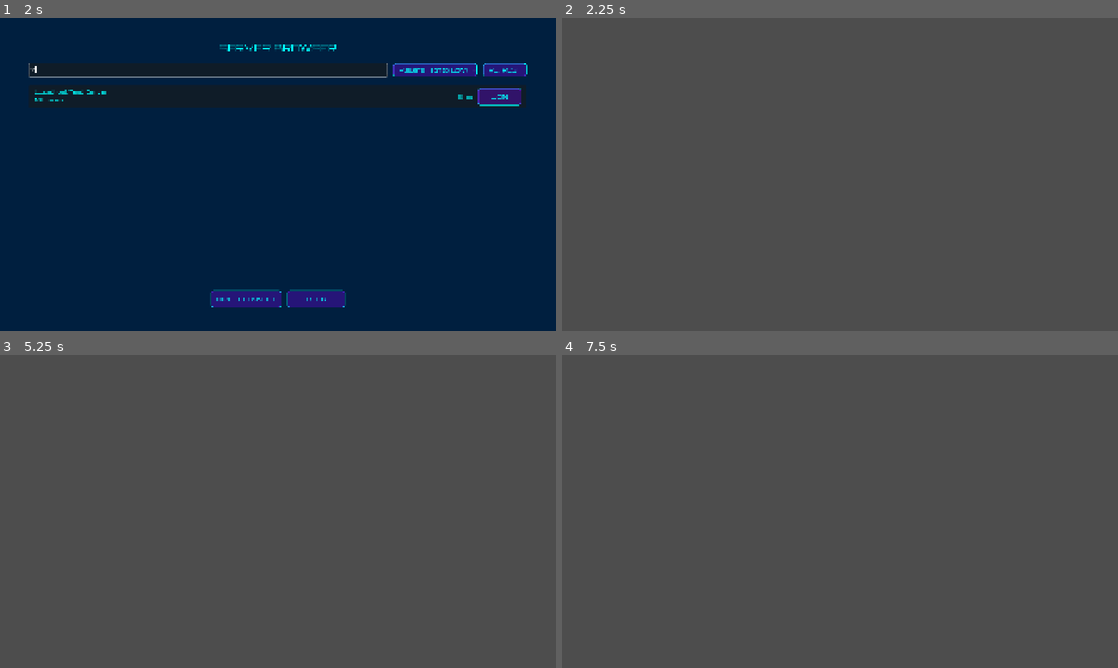
Above: before the commit, frames 1-4 (two rows, left to right).
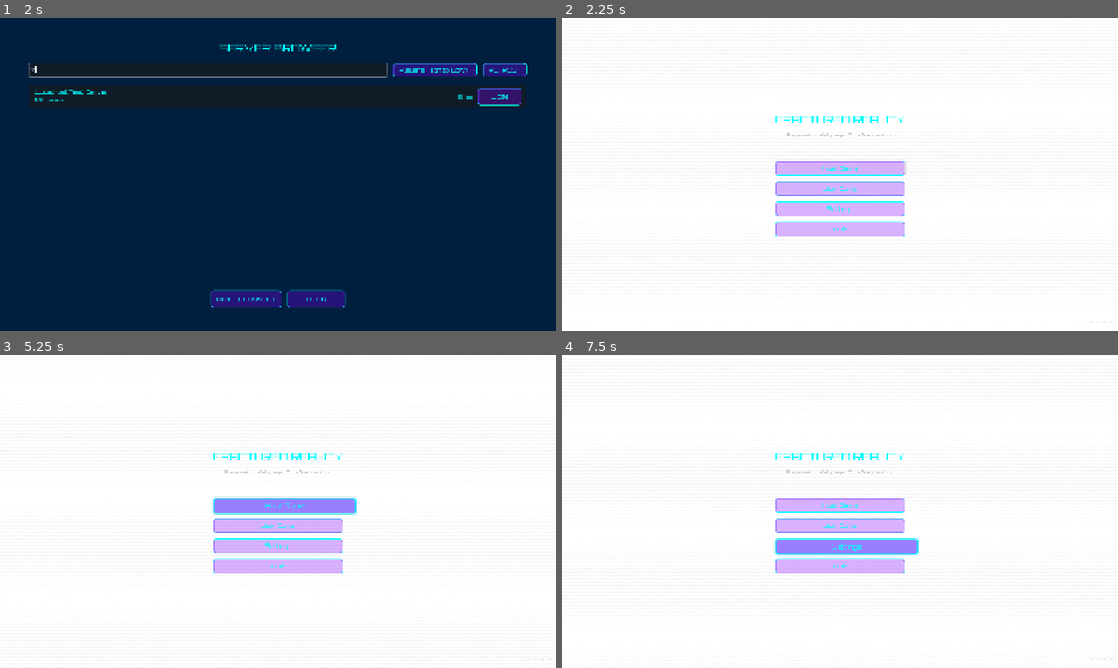
Above: after the commit, the same moments.

Repository: Fallrod2/Fractured-Reality
Game: Godot game, scene res://scenes/ui/main_menu.tscn
The game is run twice, just before and just after one commit, with the same random seed, the same clock (stepped at 60 frames per second) and the same inputs.
Inputs (mouse positions are in pixels of both pictures, inside the frame that each line leads up to):
- Up to frame 1 (2 s): click "Join Game" at 0.5 s; click (205, 71) at 1.27 s; type "12" at 1.35 s
- Up to frame 2 (2.25 s): click "BACK" at 2 s
- Up to frame 3 (5.25 s): click (316, 636) at 2.75 s, where only the run after the commit has a clickable "BACK"; click (433, 408) at 3.5 s, where only the run after the commit has a clickable "Players (High to Low)"; click (505, 408) at 4.25 s, where only the run after the commit has a clickable "REFRESH"; click (278, 505) at 5 s, where only the run after the commit has a clickable "Host Game"
- Up to frame 4 (7.5 s): click (1062, 433) at 5.75 s, where only the run after the commit has a clickable "JOIN"; click (806, 636) at 6.5 s, where only the run after the commit has a clickable "DIRECT CONNECT"; click (840, 545) at 7.25 s, where only the run after the commit has a clickable "Settings"

Frame 1 is identical in both runs. In frame 2, 100% of the frame differs, in the area x 0-100%, y 0-100%; in frame 3, 100%; in frame 4, 100%.
Error after the commit: Trying to assign value of type 'CanvasLayer' to a variable of type 'Control'. (res://scripts/ui/main_menu.gd:174)

Commit message:
[Fix] Server browser back button now returns to main menu
Fixed server browser back button not working properly.

**Issue:**
Back button only called queue_free() which removed the server browser
but didn't load any scene, leaving user with blank screen.

**Fix:**
Changed to use get_tree().change_scene_to_file() to properly load
main menu scene when back button is pressed.

scripts/ui/server_browser.gd:151 - Use change_scene instead of queue_free

🤖 Generated with [Claude Code](https://claude.com/claude-code)

Co-Authored-By: Claude <noreply@anthropic.com>

Diff:
--- a/scripts/ui/server_browser.gd
+++ b/scripts/ui/server_browser.gd
@@ -146,7 +146,9 @@
 
 func _on_back_pressed() -> void:
 	print("ServerBrowser: Back to main menu")
-	queue_free()
+
+	# Return to main menu
+	get_tree().change_scene_to_file("res://scenes/ui/main_menu.tscn")
 
 
 func _on_direct_connect_pressed() -> void:
